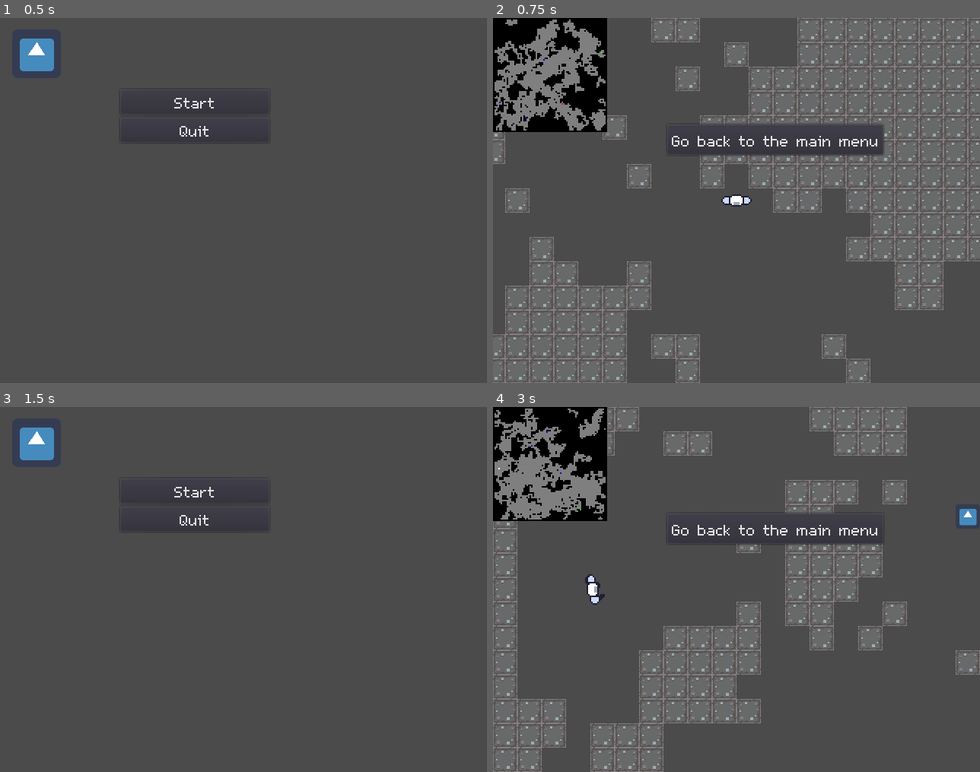
Above: before the commit, frames 1-4 (two rows, left to right).
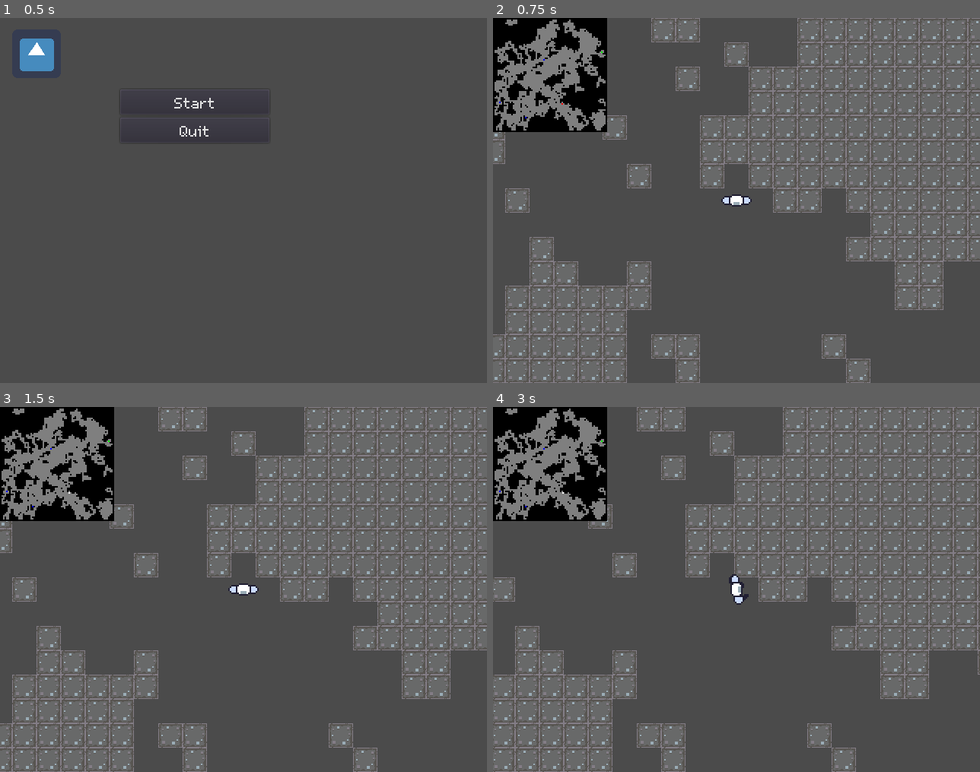
Above: after the commit, the same moments.

Repository: svntax/LD41-C2IG
Game: Godot game, scene res://Scenes/main_menu.tscn
The game is run twice, just before and just after one commit, with the same random seed, the same clock (stepped at 60 frames per second) and the same inputs. The engine's default icon, where the game draws it, is replaced by a stand-in: a white triangle on a blue panel in a dark square.
Inputs (mouse positions are in pixels of both pictures, inside the frame that each line leads up to):
- Up to frame 1 (0.5 s): no input
- Up to frame 2 (0.75 s): click "Start" at 0.5 s
- Up to frame 3 (1.5 s): click (282, 527) at 1.25 s, where only the run before the commit has a clickable "Go back to the main menu"
- Up to frame 4 (3 s): click (687, 490) at 2 s, where only the run before the commit has a clickable "Start"; tap Enter at 2.75 s; hold D (STEER_RIGHT) from 2.78 s (still down); tap Space (RIDE_VEHICLE) at 2.85 s

Frame 1 is identical in both runs. In frame 2, 3.3% of the frame differs, in the area x 36-81%, y 28-38%; in frame 3, 39%; in frame 4, 40%, in the area x 0-100%, y 0-100%.

Commit message:
Hide pause menu. Add driving sound effect

Diff:
--- a/Scenes/gameplay.tscn
+++ b/Scenes/gameplay.tscn
@@ -8,7 +8,7 @@
 [ext_resource path="res://Scenes/exit_object.tscn" type="PackedScene" id=6]
 [ext_resource path="res://Scenes/enemy.tscn" type="PackedScene" id=7]
 
-[node name="Game" type="Node2D" index="0"]
+[node name="Game" type="Node2D"]
 
 [node name="TerrainGenerator" parent="." index="0" instance=ExtResource( 1 )]
 
@@ -26,6 +26,7 @@
 
 [node name="PauseMenuUI" parent="CanvasLayer" index="0" instance=ExtResource( 3 )]
 
+visible = false
 margin_left = 229.0
 margin_top = 140.0
 margin_right = 411.0
--- a/Scenes/main_menu.tscn
+++ b/Scenes/main_menu.tscn
@@ -3,7 +3,7 @@
 [ext_resource path="res://Scenes/main_menu_ui.tscn" type="PackedScene" id=1]
 [ext_resource path="res://icon.png" type="Texture" id=2]
 
-[node name="MainMenu" type="Node" index="0"]
+[node name="MainMenu" type="Node"]
 
 [node name="MainMenuUI" parent="." index="0" instance=ExtResource( 1 )]
 
--- a/Scenes/sound_handler.tscn
+++ b/Scenes/sound_handler.tscn
@@ -1,10 +1,11 @@
-[gd_scene load_steps=4 format=2]
+[gd_scene load_steps=5 format=2]
 
 [ext_resource path="res://Scripts/sound_controls.gd" type="Script" id=1]
 [ext_resource path="res://Audio/footsteps.wav" type="AudioStream" id=2]
 [ext_resource path="res://Audio/victory.wav" type="AudioStream" id=3]
+[ext_resource path="res://Audio/vroom.wav" type="AudioStream" id=4]
 
-[node name="SoundHandler" type="Node"]
+[node name="SoundHandler" type="Node" index="0"]
 
 script = ExtResource( 1 )
 
@@ -19,7 +20,15 @@
 [node name="VictorySound" type="AudioStreamPlayer" parent="." index="1"]
 
 stream = ExtResource( 3 )
-volume_db = -8.0
+volume_db = -14.0
 autoplay = false
 mix_target = 0
 bus = "Master"
+
+[node name="DrivingSound" type="AudioStreamPlayer" parent="." index="2"]
+
+stream = ExtResource( 4 )
+volume_db = -4.0
+autoplay = false
+mix_target = 0
+bus = "Master"
--- a/Scripts/exit_controls.gd
+++ b/Scripts/exit_controls.gd
@@ -21,4 +21,6 @@
             finishLevelUI.updateTimeStat()
             if(SoundHandler.walkingSound.playing):
                 SoundHandler.walkingSound.stop()
+            if(SoundHandler.drivingSound.playing):
+                SoundHandler.drivingSound.stop()
             get_tree().paused = true
--- a/Scripts/pause_menu_controls.gd
+++ b/Scripts/pause_menu_controls.gd
@@ -12,6 +12,8 @@
             self.show()
             if(SoundHandler.walkingSound.playing):
                 SoundHandler.walkingSound.stop()
+            if(SoundHandler.drivingSound.playing):
+                SoundHandler.drivingSound.stop()
             get_tree().paused = true
 
 func _on_StartButton_pressed():
--- a/Scripts/player_controls.gd
+++ b/Scripts/player_controls.gd
@@ -34,6 +34,8 @@
         if(VEHICLE_MODE):
             #Get out of the vehicle, back to walking
             VEHICLE_MODE = false
+            if(SoundHandler.drivingSound.playing):
+                SoundHandler.drivingSound.stop()
             walkingSprite.show()
             kinematicBody.set_collision_layer_bit(0, 1)
             personCamera.make_current()
@@ -66,20 +68,31 @@
         #Driving controls, uses apply_impulse() at different offsets
         #depending on whether the player is steering left and right
         #or just accelerating or braking
+        var isDriving = false
         if(Input.is_action_pressed("STEER_LEFT")):
+            isDriving = true
             vehicleBody.apply_impulse(Vector2(-8, 0), Vector2(0, STEERING_SPEED))
             vehicleBody.apply_impulse(Vector2(8, 0), Vector2(0, -STEERING_SPEED))
         if(Input.is_action_pressed("STEER_RIGHT")):
+            isDriving = true
             vehicleBody.apply_impulse(Vector2(-8, 0), Vector2(0, -STEERING_SPEED))
             vehicleBody.apply_impulse(Vector2(8, 0), Vector2(0, STEERING_SPEED))
         if(Input.is_action_pressed("DRIVE_FORWARD")):
+            isDriving = true
             var vx = cos(vehicleBody.rotation) * ACCELERATION
             var vy = sin(vehicleBody.rotation) * ACCELERATION
             vehicleBody.apply_impulse(Vector2(0, 0), Vector2(vx, vy))
         if(Input.is_action_pressed("BRAKE")):
+            isDriving = true
             var vx = cos(vehicleBody.rotation) * BRAKE_AMOUNT
             var vy = sin(vehicleBody.rotation) * BRAKE_AMOUNT
             vehicleBody.apply_impulse(Vector2(0, 0), Vector2(-vx, -vy))
+        if(isDriving):
+            if(not SoundHandler.drivingSound.playing):
+                SoundHandler.drivingSound.play()
+        else:
+            if(SoundHandler.drivingSound.playing):
+                SoundHandler.drivingSound.stop()
     else:
         walkVel.x = 0
         walkVel.y = 0
--- a/Scripts/sound_controls.gd
+++ b/Scripts/sound_controls.gd
@@ -2,7 +2,9 @@
 
 var walkingSound
 var victorySound
+var drivingSound
 
 func _ready():
     walkingSound = find_node("WalkingSound")
     victorySound = find_node("VictorySound")
+    drivingSound = find_node("DrivingSound")
Not shown, added: Audio/vroom.wav.import
Not shown, added: Audio/vroom.wav
